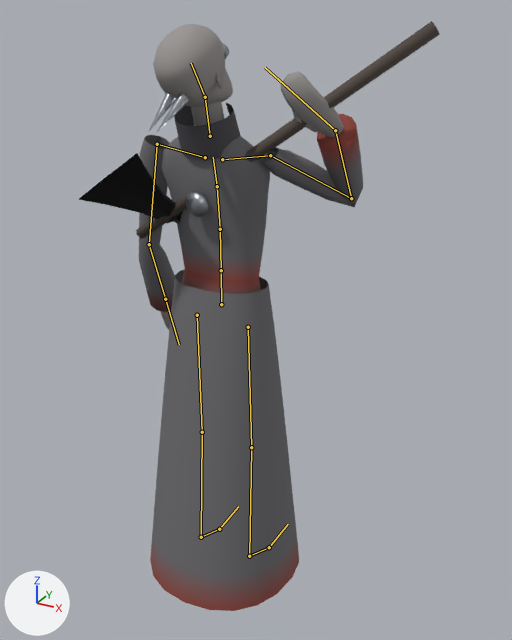
The glTF model assets/models/characters/inquisitor.glb as it was, and as the next commit left it.
One viewpoint serves both versions: a 50 mm camera at (1.16, -1.87, 2.02) aimed at (0.0, 0.23, 0.96). The lights are fixed; the arrows at lower left show +X, +Y and +Z. The first picture is the older version. Both versions are drawn at frame 9 of the action 'drink'; the numbers are the values there. The bones that change, and the others that lie on the model, are drawn over the model as lines.

In view in the first picture: 'Inquisitor'.
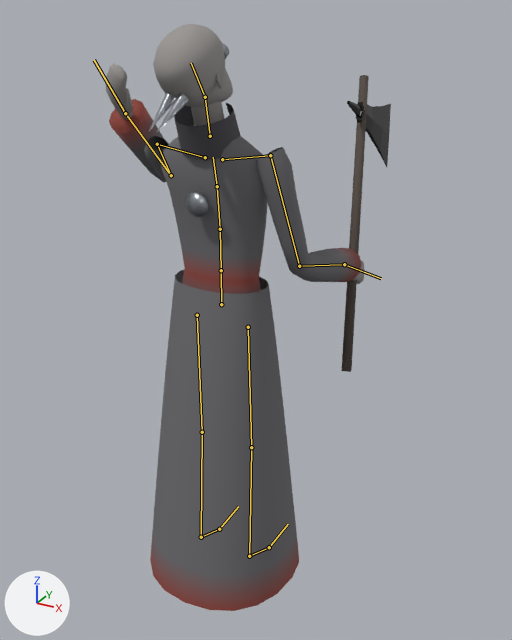
Pixel boxes [x1, y1, x2, y2] of what changed, in the pictures (512 x 640 px):
'Inquisitor', posed (21% narrower): before [79, 21, 440, 611]; after [106, 24, 391, 611]
bone 'RightUpperArm', root to tip: before (270, 155) to (351, 198); after (270, 155) to (299, 266)
bone 'RightLowerArm', root to tip: before (351, 198) to (335, 130); after (299, 266) to (344, 264)
bone 'RightHand', root to tip: before (335, 130) to (265, 67); after (344, 264) to (381, 278)
bone 'LeftUpperArm', root to tip: before (157, 144) to (149, 244); after (157, 144) to (171, 175)
bone 'LeftLowerArm', root to tip: before (149, 244) to (165, 299); after (171, 175) to (125, 113)
bone 'LeftHand', root to tip: before (165, 299) to (179, 344); after (125, 113) to (94, 60)

The edits, one by one:
Bone 'RightUpperArm' (bone_rightupperarm) turns from (85, 42, 84) to (6, 0, 26) degrees about its own x, y and z.
Bone 'RightLowerArm' (bone_rightlowerarm) turns from (140, 0, 0) to (58, 0, 0) degrees about its own x, y and z.
Bone 'RightHand' (bone_righthand) turns from (25, 0, 0) to (-10, 0, 0) degrees about its own x, y and z.
Bone 'LeftUpperArm' (bone_leftupperarm) turns from (0, 1, -26) to (85, -42, -84) degrees about its own x, y and z.
Bone 'LeftLowerArm' (bone_leftlowerarm) turns from (20, 0, 0) to (140, 0, 0) degrees about its own x, y and z.
Bone 'LeftHand' (bone_lefthand) turns from (0, 0, 0) to (25, 0, 0) degrees about its own x, y and z.
